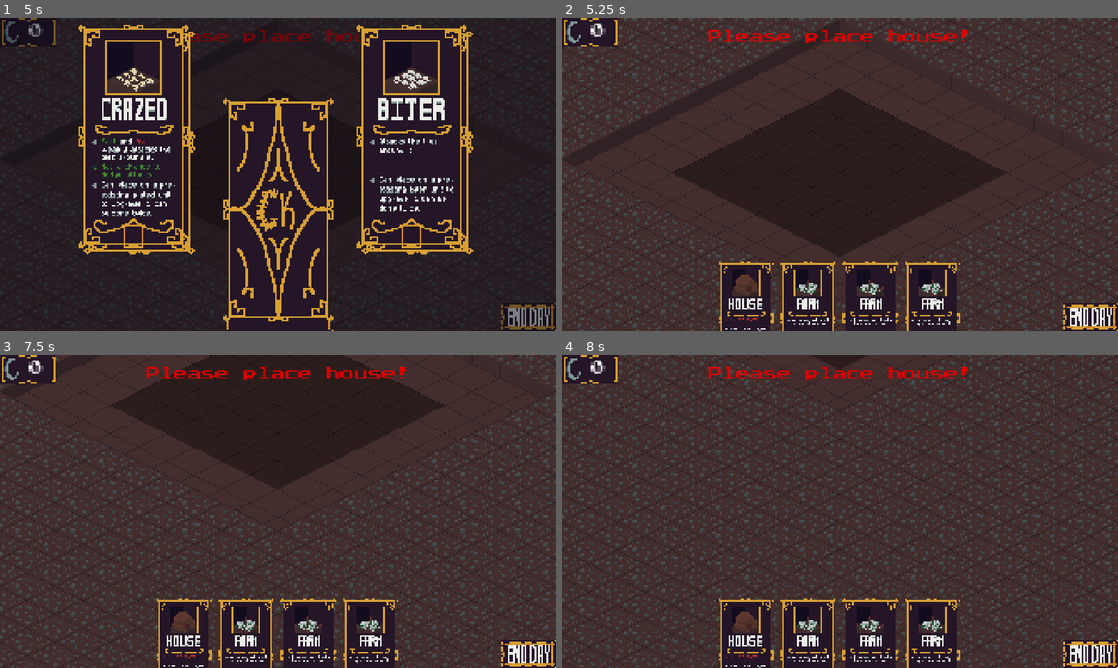
Above: before the commit, frames 1-4 (two rows, left to right).
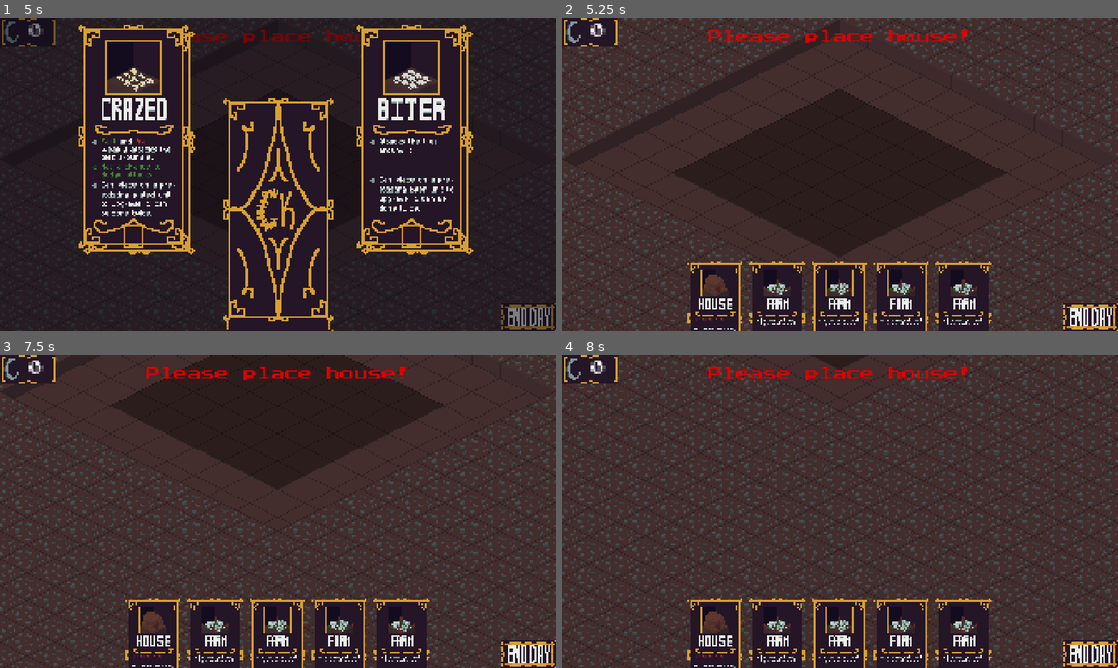
Above: after the commit, the same moments.

Repository: LogCheung/Critterking
Game: Godot game, scene res://World/Scenes/world.tscn
The game is run twice, just before and just after one commit, with the same random seed, the same clock (stepped at 60 frames per second) and the same inputs.
Inputs (mouse positions are in pixels of both pictures, inside the frame that each line leads up to):
- Up to frame 1 (5 s): click (500, 58) at 0.5 s; click (528, 315) at 1.25 s; click (272, 215) at 2 s; click (133, 136) at 2.77 s; click (528, 315) at 3.5 s; click (272, 215) at 4.25 s
- Up to frame 2 (5.25 s): click (695, 136) at 5.02 s
- Up to frame 3 (7.5 s): click (528, 652) at 5.75 s; click (183, 655) at 6.52 s; tap Enter at 7.25 s; move the mouse to (400, 495) at 7.27 s; hold S (camera_move_down) from 7.28 s (still down); click (400, 495) at 7.42 s
- Up to frame 4 (8 s): keep holding S (camera_move_down)

Frame 1 is identical in both runs. In frame 2, 7.0% of the frame differs, in the area x 22-78%, y 77-100%; in frame 3, 7.0%; in frame 4, 7.0%.

Commit message:
bombardier hurtbox/aoe

Diff:
--- a/minibadkings/Units/Scenes/bombard.tscn
+++ b/minibadkings/Units/Scenes/bombard.tscn
@@ -1,11 +1,17 @@
-[gd_scene load_steps=4 format=3 uid="uid://cg6xxglor1wup"]
+[gd_scene load_steps=7 format=3 uid="uid://cg6xxglor1wup"]
 
 [ext_resource type="Script" uid="uid://1u7s8yxiymhc" path="res://Units/Scripts/bombard.gd" id="1_oai4r"]
 [ext_resource type="Texture2D" uid="uid://dadb0e4qcag4d" path="res://Units/Assets/bombard.png" id="2_xnkvy"]
+[ext_resource type="AudioStream" uid="uid://b7scm4fug5tje" path="res://Audio/sfx/Hurt.tres" id="3_thnri"]
+[ext_resource type="AudioStream" uid="uid://w5s7eos7mc1q" path="res://Audio/sfx/Death.tres" id="4_cp5rl"]
 
 [sub_resource type="Curve2D" id="Curve2D_xnkvy"]
 
+[sub_resource type="CircleShape2D" id="CircleShape2D_xnkvy"]
+radius = 24.0
+
 [node name="bombard" type="Path2D"]
+z_index = 4096
 curve = SubResource("Curve2D_xnkvy")
 script = ExtResource("1_oai4r")
 
@@ -13,6 +19,23 @@
 unique_name_in_owner = true
 
 [node name="Sprite2D" type="Sprite2D" parent="PathFollow2D"]
-z_index = 4096
+unique_name_in_owner = true
 rotation = 1.0472
 texture = ExtResource("2_xnkvy")
+
+[node name="HurtBox" type="Area2D" parent="PathFollow2D/Sprite2D"]
+unique_name_in_owner = true
+rotation = -1.0472
+collision_layer = 0
+collision_mask = 0
+
+[node name="CollisionShape2D" type="CollisionShape2D" parent="PathFollow2D/Sprite2D/HurtBox"]
+shape = SubResource("CircleShape2D_xnkvy")
+
+[node name="Hurt" type="AudioStreamPlayer" parent="."]
+unique_name_in_owner = true
+stream = ExtResource("3_thnri")
+
+[node name="Death" type="AudioStreamPlayer" parent="."]
+unique_name_in_owner = true
+stream = ExtResource("4_cp5rl")
--- a/minibadkings/Units/Scripts/ally.gd
+++ b/minibadkings/Units/Scripts/ally.gd
@@ -184,7 +184,7 @@
 		TYPE.BOMBER:
 			sprite_2d.texture = BOMBERNORMALSE if !upgraded else UPBOMBERNORMALSE
 			health = 2
-			damage = 1
+			damage = .5
 			attackRange = 120
 			visionRange = 140
 			attack_cd.wait_time = 3
--- a/minibadkings/Units/Scripts/bombard.gd
+++ b/minibadkings/Units/Scripts/bombard.gd
@@ -2,14 +2,19 @@
 
 @export var damage : float
 @export var is_enemy : bool
+
+@onready var hurt_box: Area2D = %HurtBox
 
 var num_of_points : float = 30.0
 var gravity : float = -9.8
 var _target : Vector2
 
 func _ready() -> void:
+	if is_enemy:
+		hurt_box.set_collision_mask_value(2,true)
+	else:
+		hurt_box.set_collision_mask_value(3, true)
 	calculate_trajectory(global_position,_target)
-	pass
 
 func calculate_trajectory(_start,_end) -> void:
 	var DOT = Vector2(1,0).dot((_end - _start).normalized())
@@ -42,4 +47,26 @@
 	tween.play()
 
 	await tween.finished
+	%Sprite2D.visible = false
+	check_aoe()
+
+func check_aoe() -> void:
+	var areas = hurt_box.get_overlapping_areas()
+	print(areas)
+	for area in areas:
+		if !area or !area.owner is Unit: continue
+		var enemy = area.owner
+		%Hurt.play()
+		enemy.health -= damage if enemy.dodge < (randi() % 100 + 1) else 0
+		if enemy.health <= 0:
+			# trigger death anim
+			enemy.process_mode = Node.PROCESS_MODE_DISABLED
+			enemy.anim.play("death")
+			await enemy.anim.animation_finished
+
+			var enemyGroup = enemy.group.unitsArray
+			if enemyGroup.find(enemy) != -1 : enemyGroup.remove_at(enemyGroup.find(enemy))
+			enemy.group.unit_died.emit()
+			%Death.play()
+			enemy.queue_free()
 	queue_free()
--- a/minibadkings/Units/Scripts/enemy.gd
+++ b/minibadkings/Units/Scripts/enemy.gd
@@ -133,7 +133,7 @@
 		TYPE.BOMBER:
 			sprite_2d.texture = BOMBERNORMALSE if !upgraded else UPBOMBERNORMALSE
 			health = 2
-			damage = 1
+			damage = .5
 			attackRange = 120
 			visionRange = 140
 			attack_cd.wait_time = 3
--- a/minibadkings/Units/Scripts/enemy_group.gd
+++ b/minibadkings/Units/Scripts/enemy_group.gd
@@ -10,7 +10,7 @@
 
 func _ready() -> void:
 	super._ready()
-	type = randi_range(1,4)
+	type = randi_range(Unit.TYPE.MELEE,Unit.TYPE.CRAZED)
 	tile = tileWorld.ground.local_to_map(global_position)
 	create_formation(ENEMY)
 	at_border.connect(activate_units)
--- a/minibadkings/Units/Scripts/unit.gd
+++ b/minibadkings/Units/Scripts/unit.gd
@@ -113,6 +113,7 @@
 		var proj = preload("res://Units/Scenes/bombard.tscn").instantiate()
 		proj.global_position = global_position
 		proj._target = target.global_position
+		proj.damage = damage
 		proj.is_enemy = self is Enemy
 		get_tree().get_first_node_in_group("WORLD").add_child(proj)
 
--- a/minibadkings/World/Scenes/world.tscn
+++ b/minibadkings/World/Scenes/world.tscn
@@ -1,8 +1,9 @@
-[gd_scene load_steps=6 format=3 uid="uid://bxqxjbkdfqn0q"]
+[gd_scene load_steps=7 format=3 uid="uid://bxqxjbkdfqn0q"]
 
 [ext_resource type="Script" uid="uid://dvsiuovo1wgp" path="res://World/Scripts/world.gd" id="1_fdxdb"]
 [ext_resource type="PackedScene" uid="uid://y0ju1mi4ih78" path="res://TileMap/Scenes/tile_world.tscn" id="1_jamle"]
 [ext_resource type="Script" uid="uid://bjiaogu16dctd" path="res://World/Scripts/camera_2d.gd" id="2_yw7h8"]
+[ext_resource type="PackedScene" uid="uid://cg6xxglor1wup" path="res://Units/Scenes/bombard.tscn" id="5_xvb7p"]
 [ext_resource type="PackedScene" uid="uid://bhln07v3h2elp" path="res://UI/Scenes/ui.tscn" id="6_7qq3u"]
 
 [sub_resource type="Environment" id="Environment_fdxdb"]
@@ -66,4 +67,7 @@
 wait_time = 30.0
 autostart = true
 
+[node name="bombard" parent="." instance=ExtResource("5_xvb7p")]
+position = Vector2(31, 141)
+
 [connection signal="timeout" from="Game/SpawnTimer" to="." method="_on_spawn_timer_timeout"]
--- a/minibadkings/World/Scripts/world.gd
+++ b/minibadkings/World/Scripts/world.gd
@@ -51,9 +51,9 @@
 	starting_roll = true
 	for i in range(1):
 		add_house_card()
-	for i in range(1):
+	for i in range(2):
 		var hCard : Card = preload("res://UI/Scenes/card.tscn").instantiate()
-		hCard.type = Card.CARDTYPE.FLYING
+		hCard.type = Card.CARDTYPE.BOMBARDIER
 		ui.hand.get_child(0).add_child(hCard)
 func add_house_card() -> void:
 	var hCard : Card = preload("res://UI/Scenes/card.tscn").instantiate()
